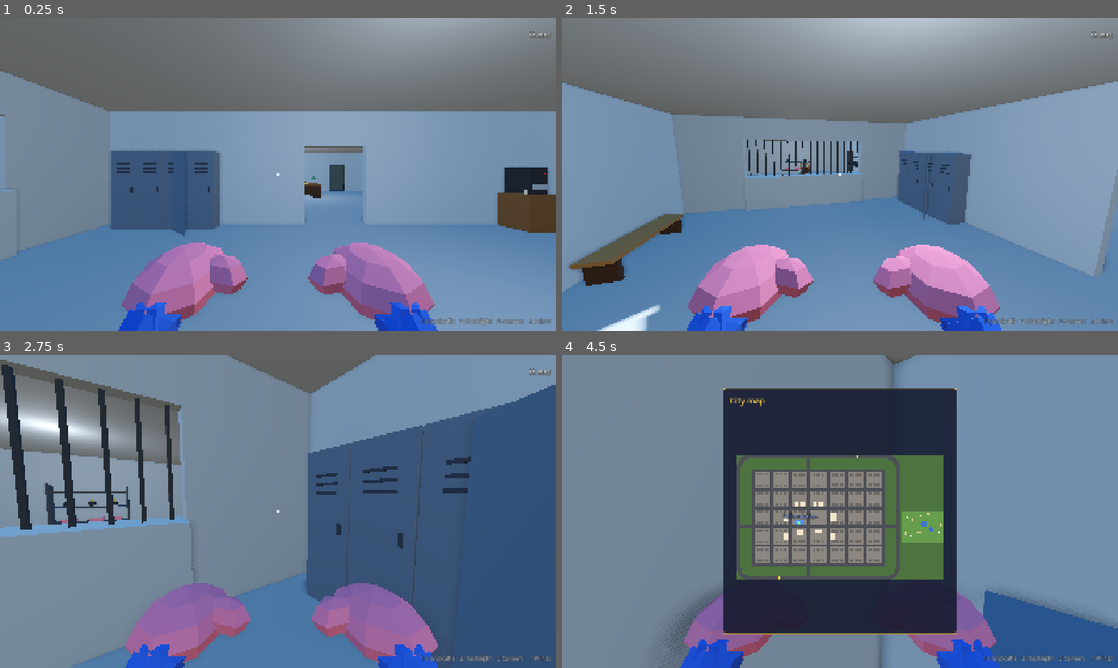
Above: before the commit, frames 1-4 (two rows, left to right).
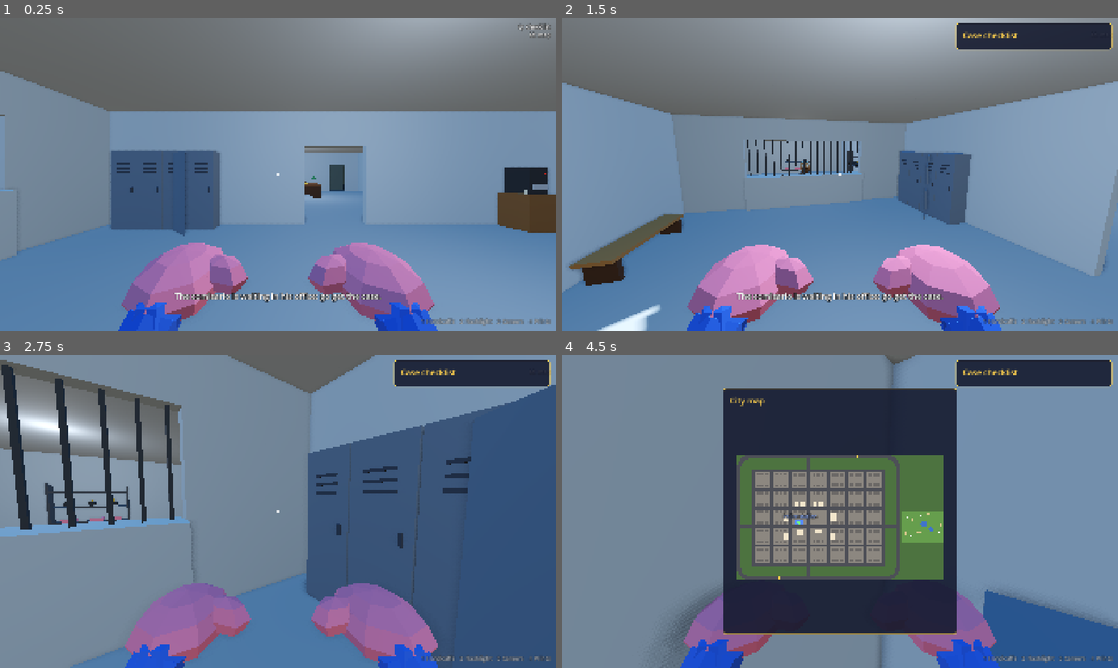
Above: after the commit, the same moments.

Repository: cristiangelini/BPD
Game: Godot game, scene res://scenes/levels/crime_scene.tscn
The game is run twice, just before and just after one commit, with the same random seed, the same clock (stepped at 60 frames per second) and the same inputs. This scene is started directly instead of the project's main scene.
Inputs (mouse positions are in pixels of both pictures, inside the frame that each line leads up to):
- Up to frame 1 (0.25 s): no input
- Up to frame 2 (1.5 s): tap Enter at 0.5 s; move the mouse to (962, 158) at 0.52 s; hold D (move_right) 0.53-1.28 s; hold Q (checklist) 0.53-1.28 s; click (962, 158) at 0.67 s; tap Space (jump) at 0.77, 1.07 s; tap Shift (run) at 0.8, 1.35 s; move the mouse to (812, 174) at 1.27 s; hold W (move_forward) from 1.28 s (still down)
- Up to frame 3 (2.75 s): keep holding W (move_forward); tap Space (jump) at 1.52, 1.82 s; tap V (talk) at 1.55, 2.1 s; move the mouse to (289, 505) at 2.02 s; hold E (use) from 2.03 s (still down)
- Up to frame 4 (4.5 s): keep holding W (move_forward); move the mouse to (834, 517) at 2.77 s; release E (use) at 2.78 s; tap E (use) at 2.85 s; click (834, 517) at 2.92 s; tap Space (jump) at 3.02, 3.32, 3.77, 4.07 s; tap Q (checklist) at 3.05, 4.35 s; move the mouse to (878, 514) at 3.52 s; hold R (ask) 3.53-4.28 s; tap Shift (run) at 3.8 s; tap M (map) at 4.15 s; move the mouse to (795, 508) at 4.27 s

The runs differ from the first frame. In frame 1, 0.7% of the frame differs, in the area x 31-100%, y 1-91%; in frame 2, 3.0%; in frame 3, 2.4%; in frame 4, 2.4%.

Commit message:
Add the pastry case: culprit, clues and planilla
Step 2 of escena-del-crimen.md: CrimePlan draws the culprit and 4 of the 6
clues that together leave only him, and CrimeSceneCase has the comisario tell
the story and keeps the planilla (Q).

Co-Authored-By: Claude Opus 5.5 (1M context) <noreply@anthropic.com>
Claude-Session: https://claude.ai/code/session_01UXwRy4nCUmp8Zcg5tBLZhH

Diff:
--- /dev/null
+++ b/scripts/case/crime/crime_plan.gd
@@ -0,0 +1,68 @@
+class_name CrimePlan
+extends RefCounted
+
+## Who stole the Torre de Merengue and which clues point to him (escena-del-crimen.md, "Las pistas"): the culprit and
+## 4 of the 6 clues, drawn with the case seed so that together they leave only him. Pure data. Every number here is
+## (propuesta).
+
+const CLUES_PER_CASE := 4
+## Each clue and the trait of the culprit it tells.
+const CLUES := {
+	"prints": "name", "footprint": "shoe", "hair": "hair", "bite": "teeth", "recipe": "left", "witness": "apron",
+}
+
+## Index of the culprit among the cooks.
+var culprit := 0
+## The clues of this case, in CLUES order.
+var clues: Array[String] = []
+
+
+## The plan for these cooks and seed.
+static func draw(cooks: Array[Dictionary], seed_value: int) -> CrimePlan:
+	var rng := RandomNumberGenerator.new()
+	rng.seed = hash("crime plan %d" % seed_value)
+	var plan := CrimePlan.new()
+	plan.culprit = rng.randi_range(0, cooks.size() - 1)
+	var sets := _sets(CLUES.keys(), CLUES_PER_CASE)
+	# Shuffled with the seed; the first set that leaves only him. One with the prints always does.
+	for i in range(sets.size() - 1, 0, -1):
+		var j := rng.randi_range(0, i)
+		var swap: Array = sets[i]
+		sets[i] = sets[j]
+		sets[j] = swap
+	for kinds: Array in sets:
+		var left := suspects_left(cooks, cooks[plan.culprit], kinds)
+		if left.size() == 1:
+			plan.clues.assign(kinds)
+			break
+	return plan
+
+
+## What a clue says: the culprit's value of its trait.
+static func says(kind: String, culprit_cook: Dictionary) -> Variant:
+	return culprit_cook[CLUES[kind]]
+
+
+## Whether a cook fits a clue about the culprit.
+static func fits(cook: Dictionary, kind: String, culprit_cook: Dictionary) -> bool:
+	return cook[CLUES[kind]] == says(kind, culprit_cook)
+
+
+## Indexes of the cooks that fit every one of these clues.
+static func suspects_left(cooks: Array[Dictionary], culprit_cook: Dictionary, kinds: Array) -> Array[int]:
+	var left: Array[int] = []
+	for i in cooks.size():
+		if kinds.all(func(kind: String) -> bool: return fits(cooks[i], kind, culprit_cook)):
+			left.append(i)
+	return left
+
+
+## Every way of taking `count` of `items`, keeping their order.
+static func _sets(items: Array, count: int) -> Array[Array]:
+	if count == 0:
+		return [[]]
+	var all: Array[Array] = []
+	for i in range(items.size() - count + 1):
+		for rest: Array in _sets(items.slice(i + 1), count - 1):
+			all.append([items[i]] + rest)
+	return all
--- /dev/null
+++ b/scripts/case/crime/crime_scene_case.gd
@@ -0,0 +1,96 @@
+class_name CrimeSceneCase
+extends Node
+
+## The pastry contest's case (escena-del-crimen.md, step 2): the comisario tells it in his office, the seed picks the
+## culprit and his 4 clues (CrimePlan), and Q opens the planilla with what's left to do. Finding the clues, the
+## suspects' files and the board come in the next steps; they fill `clues_found`, `files` and `accused`.
+
+## How often the open planilla redraws, in seconds.
+const REFRESH := 0.5
+
+var case_seed := 0
+var contest: PastryContest
+var plan: CrimePlan
+## The cooks' traits, in table order (CookTraits.draw).
+var cooks: Array[Dictionary] = []
+var briefing: CaseBriefing
+var checklist: CaseChecklist
+var tip_given := false
+## A cop got to the tent.
+var at_tent := false
+var clues_found: Array[String] = []
+## Indexes of the cooks whose file is done.
+var files: Array[int] = []
+var accused := false
+var _refresh_left := 0.0
+
+
+## Starts the case: the tip waits for a cop to talk to the comisario (right away without one).
+func start(comisario: Comisario = null) -> void:
+	add_to_group("crime_scene")
+	cooks = CookTraits.draw(case_seed)
+	plan = CrimePlan.draw(cooks, case_seed)
+	briefing = CaseBriefing.new()
+	add_child(briefing)
+	checklist = CaseChecklist.new()
+	add_child(checklist)
+	briefing.finished.connect(checklist.set_open.bind(true))
+	briefing.finished.connect(_hint_all.bind("HINT_GO_CONTEST"))
+	if comisario:
+		comisario.spoke.connect(give_tip.unbind(1))
+		_hint_all("HINT_SEE_COMISARIO")
+	else:
+		give_tip()
+
+
+func give_tip() -> void:
+	if tip_given:
+		return
+	tip_given = true
+	for cop in get_tree().get_nodes_in_group("cops"):
+		if (cop as Cop).input_enabled:
+			briefing.start(PackedStringArray(["BRIEF_CRIME_A", "BRIEF_CRIME_B", "BRIEF_CRIME_C"]))
+			break
+	checklist.show_rows(rows())
+
+
+## The culprit's traits.
+func culprit() -> Dictionary:
+	return cooks[plan.culprit]
+
+
+## The planilla's rows, in the shape CaseChecklist takes.
+func rows() -> Array[Dictionary]:
+	var list: Array[Dictionary] = []
+	list.append(_row("OBJ_CRIME_GO", at_tent))
+	list.append(_row(tr("OBJ_CRIME_CLUES") % [clues_found.size(), plan.clues.size()],
+		clues_found.size() >= plan.clues.size()))
+	list.append(_row(tr("OBJ_CRIME_FILES") % [files.size(), cooks.size()], files.size() >= cooks.size()))
+	list.append(_row("OBJ_CRIME_ACCUSE", accused))
+	list.append({"text": "OBJ_CRIME_CAREFUL", "done": false, "optional": false, "status": true})
+	return list
+
+
+func _physics_process(delta: float) -> void:
+	if not tip_given or not contest:
+		return
+	if not at_tent:
+		for cop in get_tree().get_nodes_in_group("cops"):
+			if contest.under_roof((cop as Node3D).global_position):
+				at_tent = true
+				_hint_all("HINT_CRIME_LOOK")
+				checklist.show_rows(rows())
+				break
+	_refresh_left -= delta
+	if checklist.is_open() and _refresh_left <= 0.0:
+		_refresh_left = REFRESH
+		checklist.show_rows(rows())
+
+
+func _row(text: String, done: bool) -> Dictionary:
+	return {"text": text, "done": done, "optional": false, "status": false}
+
+
+func _hint_all(key: String) -> void:
+	for cop in get_tree().get_nodes_in_group("cops"):
+		(cop as Cop).show_hint(key)
--- a/scripts/levels/crime_scene_level.gd
+++ b/scripts/levels/crime_scene_level.gd
@@ -3,11 +3,12 @@
 
 ## The crime scene case's level (escena-del-crimen.md): the whole city with the station, the cops in the guard room
 ## and the patrol car at the door, and the pastry contest's tent in the plaza with its six cooks. --place=crime_scene
-## opens it from Play; the case itself comes in the next steps.
+## opens it from Play. The comisario gives the case (CrimeSceneCase).
 
 ## Same seed, same cooks. 0 draws one.
 @export var case_seed := 0
 var contest: PastryContest
+var case: CrimeSceneCase
 
 
 func _ready() -> void:
@@ -23,3 +24,9 @@
 	contest.case_seed = case_seed
 	contest.position = city.transform * (CityLayout.block_center(CityLayout.PLAZA) + PastryContest.OFFSET)
 	add_child(contest)
+	case = CrimeSceneCase.new()
+	case.name = "Case"
+	case.case_seed = case_seed
+	case.contest = contest
+	add_child(case)
+	case.start(city.comisario)
--- /dev/null
+++ b/tests/unit/test_crime_scene_case.gd
@@ -0,0 +1,61 @@
+extends GutTest
+
+## The pastry contest's case (escena-del-crimen.md, step 2; CrimePlan, CrimeSceneCase).
+
+const LEVEL := preload("res://scenes/levels/crime_scene.tscn")
+
+
+func test_the_clues_leave_only_the_culprit() -> void:
+	for seed_value in range(1, 200):
+		var cooks := CookTraits.draw(seed_value)
+		var plan := CrimePlan.draw(cooks, seed_value)
+		assert_eq(plan.clues.size(), CrimePlan.CLUES_PER_CASE, "4 clues (seed %d)" % seed_value)
+		assert_eq(CrimePlan.suspects_left(cooks, cooks[plan.culprit], plan.clues), [plan.culprit],
+			"together they leave only him (seed %d)" % seed_value)
+
+
+func test_the_seed_draws_other_culprits_and_clues() -> void:
+	var culprits := {}
+	var sets := {}
+	for seed_value in range(1, 60):
+		var plan := CrimePlan.draw(CookTraits.draw(seed_value), seed_value)
+		culprits[plan.culprit] = true
+		sets[str(plan.clues)] = true
+	assert_eq(culprits.size(), CookTraits.COUNT, "any of the six can be the culprit")
+	assert_gt(sets.size(), 5, "the clues change from match to match")
+	var cooks := CookTraits.draw(9)
+	assert_eq(CrimePlan.draw(cooks, 9).clues, CrimePlan.draw(cooks, 9).clues, "same seed, same clues")
+
+
+func test_a_clue_tells_a_trait_of_the_culprit() -> void:
+	var culprit := {"name": "Clara", "shoe": 41, "hair": "red", "teeth": "gap", "left": true, "apron": "mint"}
+	var other := culprit.duplicate()
+	other.name = "Dora"
+	other.shoe = 39
+	assert_eq(CrimePlan.says("footprint", culprit), 41)
+	assert_false(CrimePlan.fits(other, "footprint", culprit), "another shoe size")
+	assert_true(CrimePlan.fits(other, "recipe", culprit), "also left-handed")
+	assert_false(CrimePlan.fits(other, "prints", culprit), "the prints are only his")
+
+
+func test_the_comisario_gives_the_case_and_the_planilla_follows_it() -> void:
+	var level: CrimeSceneLevel = LEVEL.instantiate()
+	level.case_seed = 11
+	var cop: Cop = level.get_node("Cop")
+	cop.input_enabled = false
+	add_child_autofree(level)
+	await wait_physics_frames(2)
+	var case := level.case
+	assert_false(case.tip_given, "the tip waits for the comisario")
+	case.give_tip()
+	assert_true(case.tip_given)
+	assert_eq(case.culprit(), case.cooks[case.plan.culprit])
+	assert_false(case.rows()[0].done, "nobody at the tent yet")
+	cop.global_position = level.contest.global_position + Vector3(0, 0.1, 0)
+	await wait_physics_frames(3)
+	assert_true(case.at_tent)
+	var rows := case.rows()
+	assert_true(rows[0].done, "a cop got to the tent")
+	assert_eq(rows[1].text, tr("OBJ_CRIME_CLUES") % [0, 4])
+	assert_eq(rows[2].text, tr("OBJ_CRIME_FILES") % [0, 6])
+	assert_eq(CaseObjectives.next_step(rows), 1, "next: find the clues")
--- a/translations/texts.csv
+++ b/translations/texts.csv
@@ -801,3 +801,13 @@
 CHASE_DANGEROUS_LINE_2,"Tenía la llave puesta. Era una invitación.","The key was in it. It was an invitation.","A chave estava no carro. Era um convite."
 CHASE_DANGEROUS_LINE_3,"Está bien, vuelvo a la silla. Pero la lámpara me la apagan.","Fine, I'll go back to the chair. But turn the lamp off.","Tá bom, volto para a cadeira. Mas desliguem a lâmpada."
 SIGN_CONTEST,"Gran Concurso de Pastelería","Grand Pastry Contest","Grande Concurso de Confeitaria"
+BRIEF_CRIME_A,"En el Gran Concurso de Pastelería de la plaza se robaron la Torre de Merengue, el pastel que iba a ganar.","At the Grand Pastry Contest in the plaza, someone stole the Merengue Tower, the cake that was going to win.","No Grande Concurso de Confeitaria da praça roubaram a Torre de Merengue, o bolo que ia ganhar."
+BRIEF_CRIME_B,"Hay seis pasteleros y están todos cubiertos de harina. Uno de ellos se lo llevó. Quiero un nombre en el tablero antes de que se vayan a sus casas.","There are six bakers and they're all covered in flour. One of them took it. I want a name on the board before they go home.","São seis confeiteiros e estão todos cobertos de farinha. Um deles levou. Quero um nome no quadro antes que eles vão para casa."
+BRIEF_CRIME_C,"Y no se coman las pruebas.","And don't eat the evidence.","E não comam as provas."
+HINT_GO_CONTEST,"La carpa del concurso está en la plaza, al lado de la comisaría.","The contest tent is in the plaza, next to the station.","A tenda do concurso está na praça, ao lado da delegacia."
+HINT_CRIME_LOOK,"Busca pistas sin pisar nada. Los seis pasteleros se parecen demasiado.","Look for clues without stepping on anything. The six bakers look far too alike.","Procure pistas sem pisar em nada. Os seis confeiteiros são parecidos demais."
+OBJ_CRIME_GO,"Ir a la carpa del concurso en la plaza","Go to the contest tent in the plaza","Ir à tenda do concurso na praça"
+OBJ_CRIME_CLUES,"Encontrar las pistas (%d de %d)","Find the clues (%d of %d)","Encontrar as pistas (%d de %d)"
+OBJ_CRIME_FILES,"Armar la ficha de cada pastelero (%d de %d)","Make a file for each baker (%d of %d)","Montar a ficha de cada confeiteiro (%d de %d)"
+OBJ_CRIME_ACCUSE,"Acusar al culpable en el tablero de la comisaría","Accuse the culprit on the station's board","Acusar o culpado no quadro da delegacia"
+OBJ_CRIME_CAREFUL,"Cuidado: las pistas se pisan, se comen y se borran.","Careful: clues get stepped on, eaten and wiped.","Cuidado: as pistas são pisadas, comidas e apagadas."
Not shown, added: scripts/case/crime/crime_plan.gd.uid
Not shown, added: scripts/case/crime/crime_scene_case.gd.uid
Not shown, added: tests/unit/test_crime_scene_case.gd.uid
